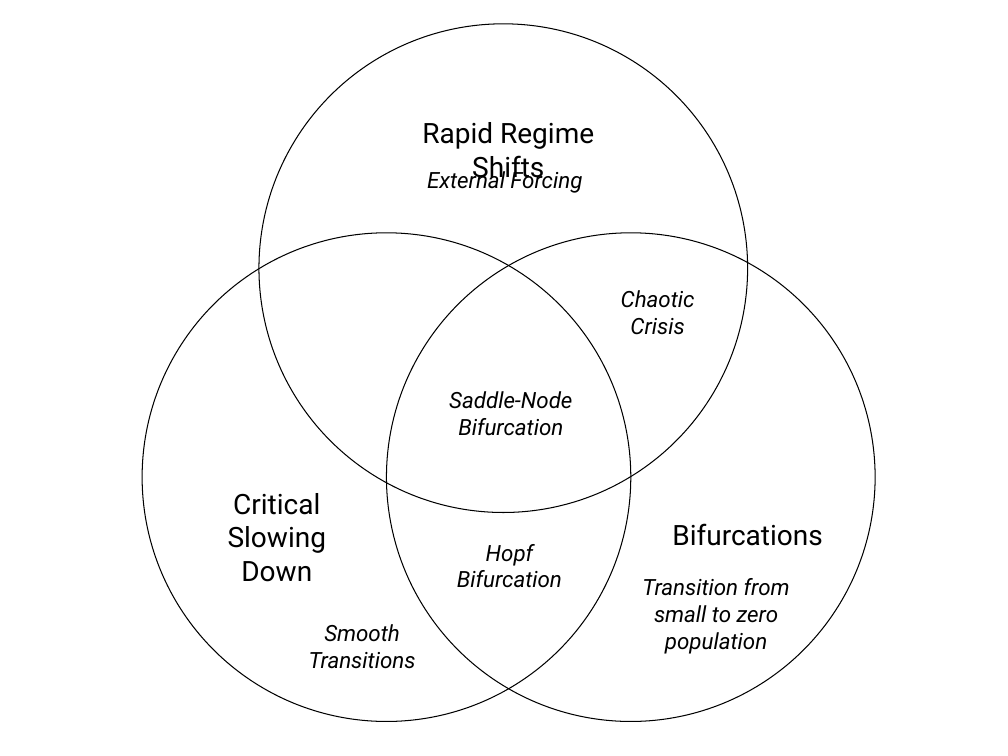
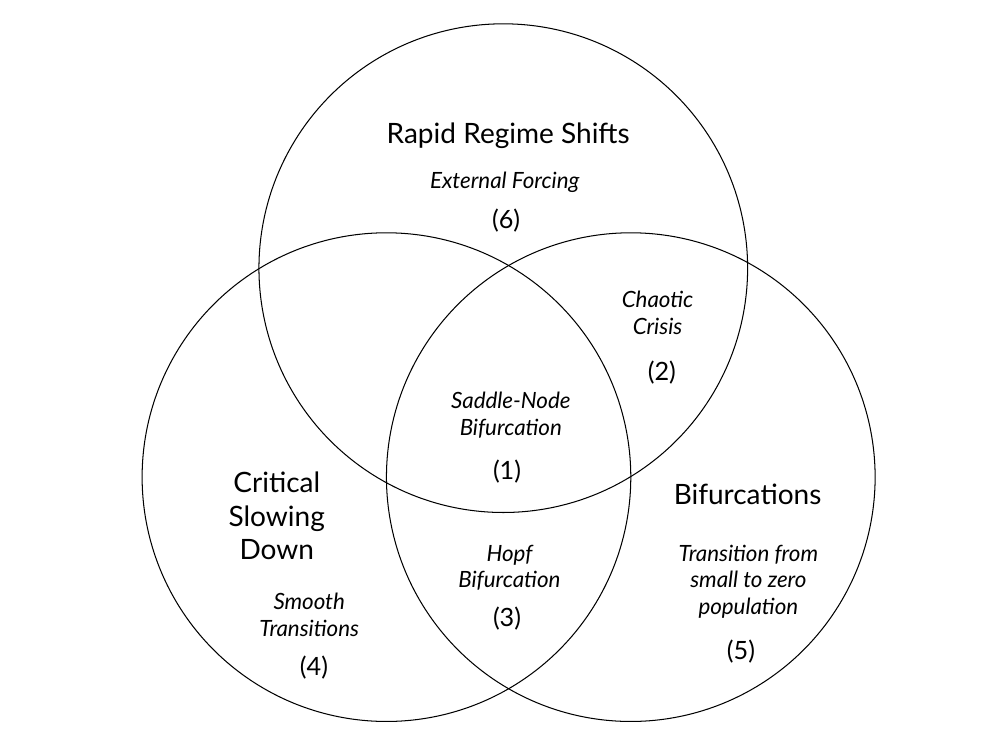
Before and after one commit to cboettig/ews-review, a slide deck: slide 1 of ews-venn.pptx. Drawn at 1008x756 pixels with LibreOffice and Linux fonts; fonts in the diff are those of the drawing. Boxes give left, top, right and bottom in pixels: in the first picture for what was removed or moved away, otherwise in the second. Text is boxed around its words. In the diff, an @@ line names an element or a change of style, - is before the commit and + after.

```diff
--- a/ews-venn.pptx
+++ b/ews-venn.pptx
@@ text added at box(492, 208, 520, 232), 18 pt, text #000000 @@
+(6)
@@ text added at box(648, 360, 676, 384), 18 pt, text #000000 @@
+(2)
@@ text "Critical Slowing Down": place and size @@
-text "Critical Slowing Down" at box(228, 493, 326, 582)
+text "Critical Slowing Down" at box(229, 471, 325, 560)
@@ text added at box(493, 459, 521, 483), 18 pt, text #000000 @@
+(1)
@@ text "Bifurcations": place and size @@
-text "Bifurcations" at box(672, 523, 823, 546)
+text "Bifurcations" at box(674, 483, 822, 505)
@@ text "Transition from small to zero ...": place and size @@
-text "Transition from small to zero ..." at box(642, 578, 790, 654)
+text "Transition from small to zero ..." at box(679, 544, 819, 618)
@@ font Roboto to Lato in 9 elements at box(387, 122, 630, 148), box(451, 391, 570, 438), box(622, 290, 693, 334), box(430, 171, 580, 192), box(229, 471, 325, 560), box(458, 544, 560, 590), box(674, 483, 822, 505), box(679, 544, 819, 618), box(259, 592, 359, 636) @@
@@ text "Smooth Transitions": place and size @@
-text "Smooth Transitions" at box(309, 624, 416, 669)
+text "Smooth Transitions" at box(259, 592, 359, 636)
@@ text added at box(493, 606, 521, 630), 18 pt, text #000000 @@
+(3)
@@ text added at box(300, 655, 328, 679), 18 pt, text #000000 @@
+(4)
@@ text added at box(727, 639, 755, 663), 18 pt, text #000000 @@
+(5)
```
Also in this commit, not shown: 5 other files.
